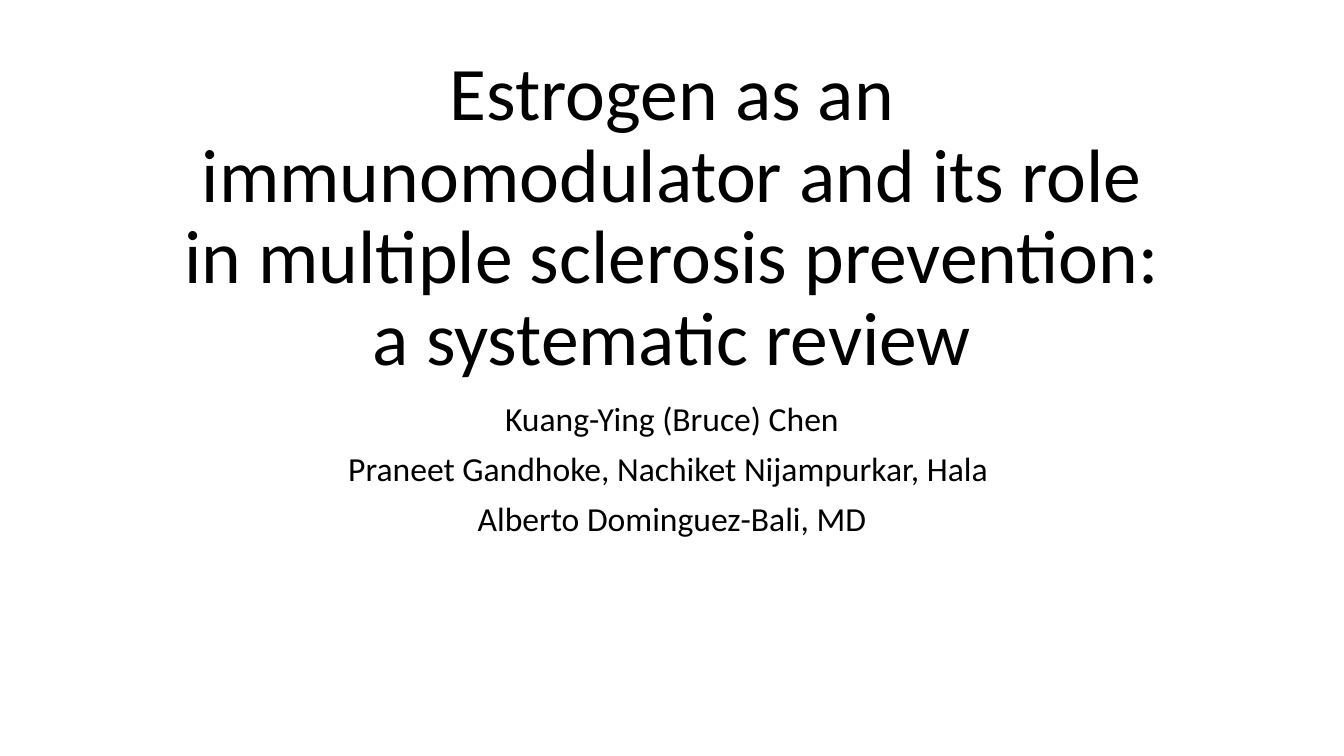
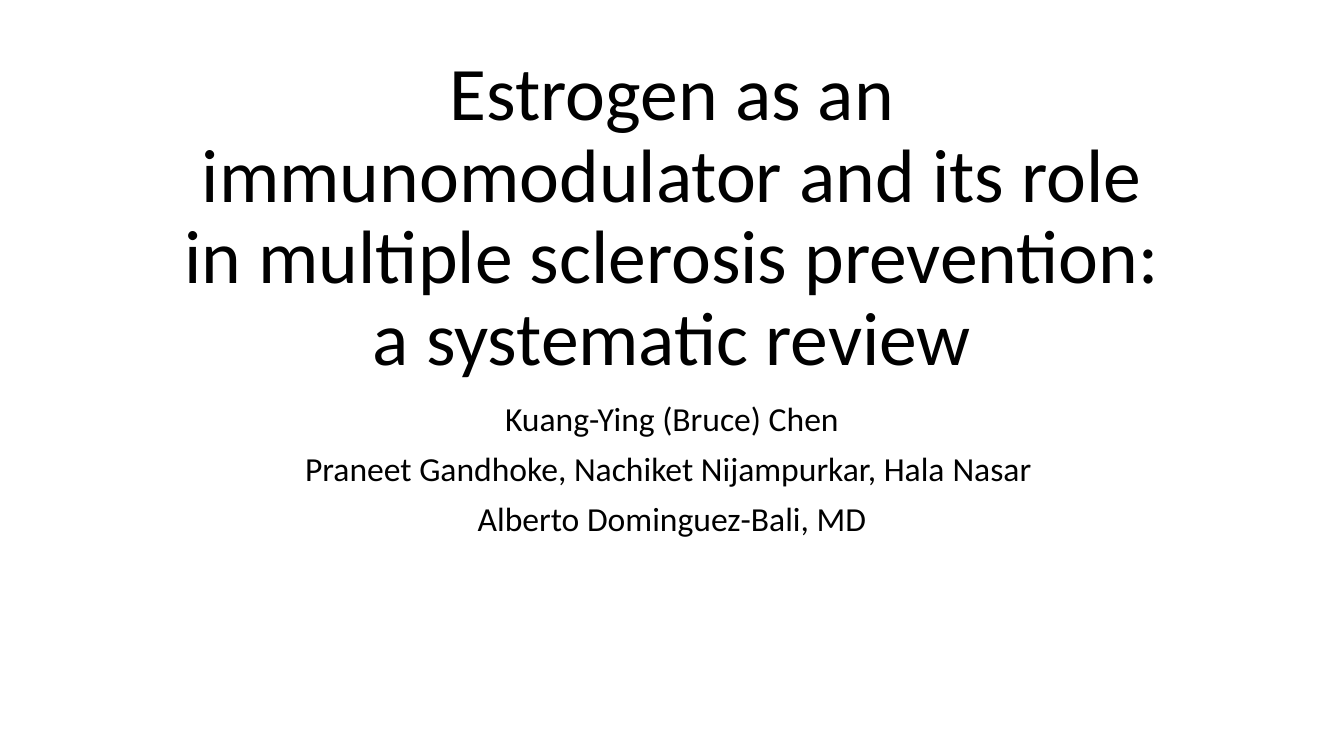
Before and after one commit to BruceChen034020/EstrogenMultipleSclerosisSystematicReview, a slide deck: slide 1 of Estrogen as an immunomodulator for multiple sclerosis.pptx. Drawn at 1344x756 pixels with LibreOffice and Linux fonts; fonts in the diff are those of the drawing. Boxes give left, top, right and bottom in pixels: in the first picture for what was removed or moved away, otherwise in the second. Text is boxed around its words. In the diff, an @@ line names an element or a change of style, - is before the commit and + after.

```diff
--- a/Estrogen as an immunomodulator for multiple sclerosis.pptx
+++ b/Estrogen as an immunomodulator for multiple sclerosis.pptx
@@ subtitle at [305, 457, 1032, 487]: text changed @@
-Praneet Gandhoke, Nachiket Nijampurkar, Hala
+Praneet Gandhoke, Nachiket Nijampurkar, Hala Nasar
```
